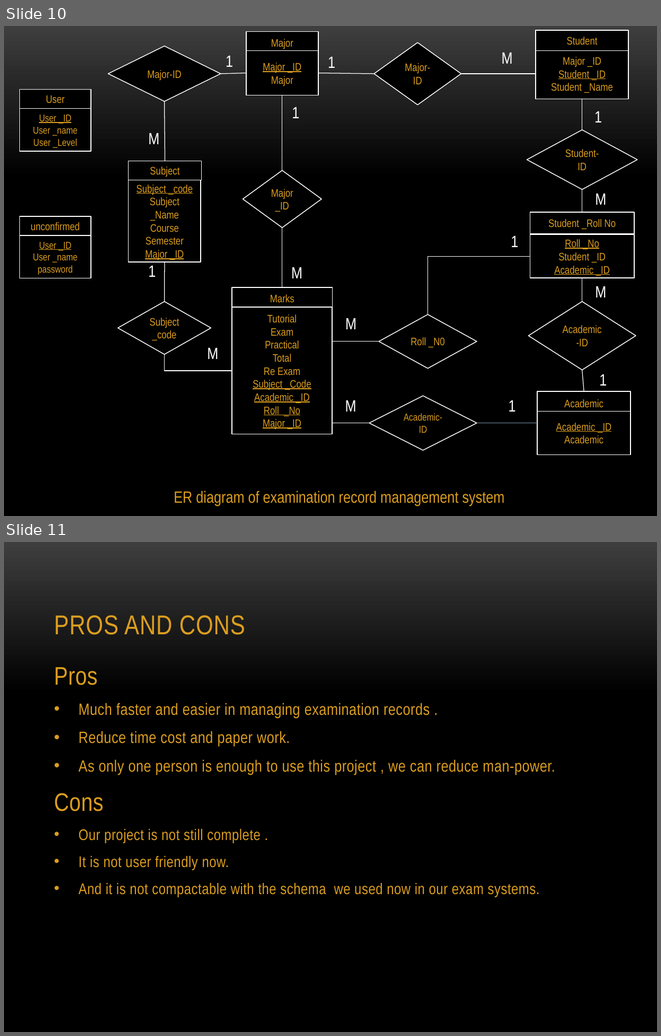
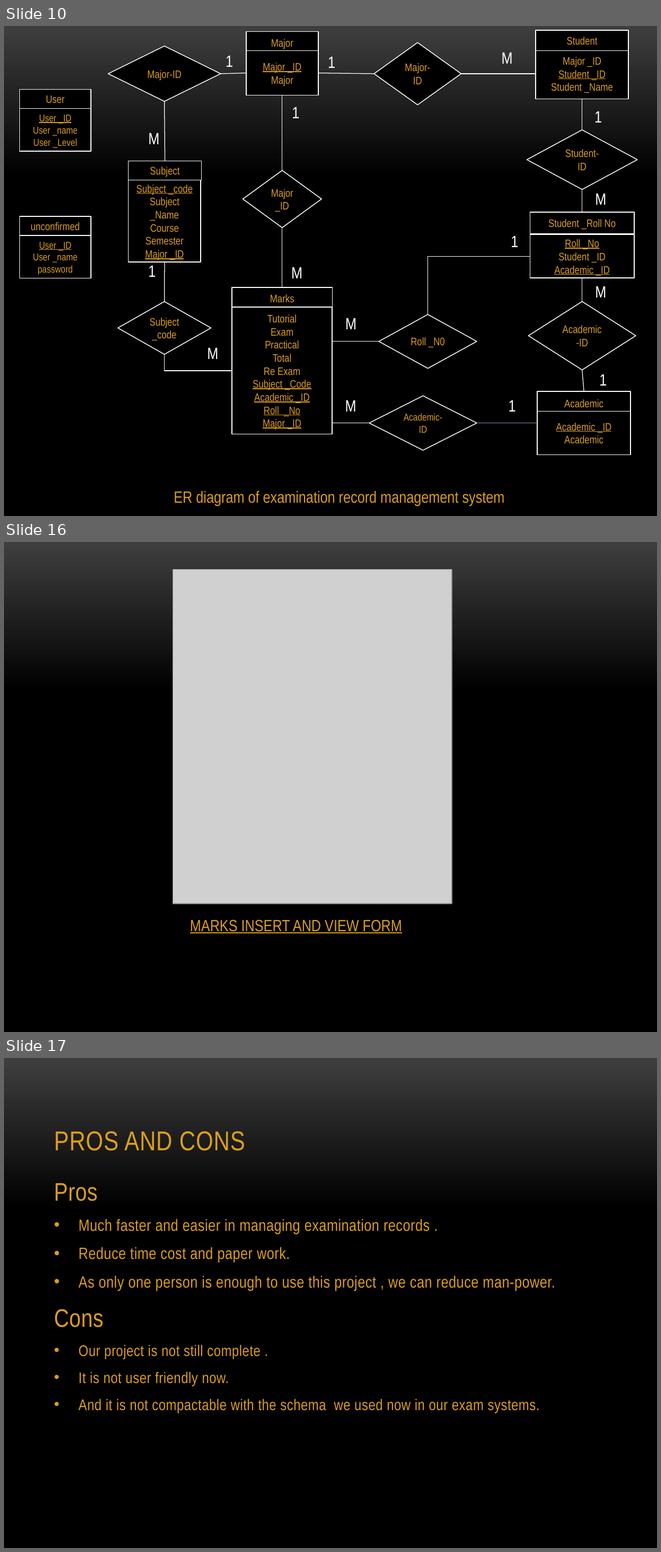
Before and after one commit to team7mit/ExamRecordQQ, a slide deck: Examination Record Management System.pptx. Shown one above the other, each under a label of ours: slides 10 and 11 before the commit, slides 10, 16 and 17 after it; the slides between them are not shown. The pictures are 661x1036 and 661x1552 pixels, drawn with LibreOffice and Linux fonts; fonts in the diff are those of the drawing; grey boxes stand for pictures; background and template pictures are left out. Boxes give left, top, right and bottom in pixels: in the first picture for what was removed or moved away, otherwise in the second. Text is boxed around its words. In the diff, an @@ line names an element or a change of style, - is before the commit and + after.

```diff
--- a/Examination Record Management System.pptx
+++ b/Examination Record Management System.pptx
@@ slide 16 added at [4, 542, 657, 1032], background picture (left out) @@
@@ picture added at [173, 570, 452, 904] @@
@@ text added at [190, 919, 402, 933], 18 pt, text #DC9E1F, underline @@
+MARKS INSERT AND VIEW FORM
@@ what was slide 11 is now slide 17 @@
```
Also in this commit, not shown: 5 other slides added.
